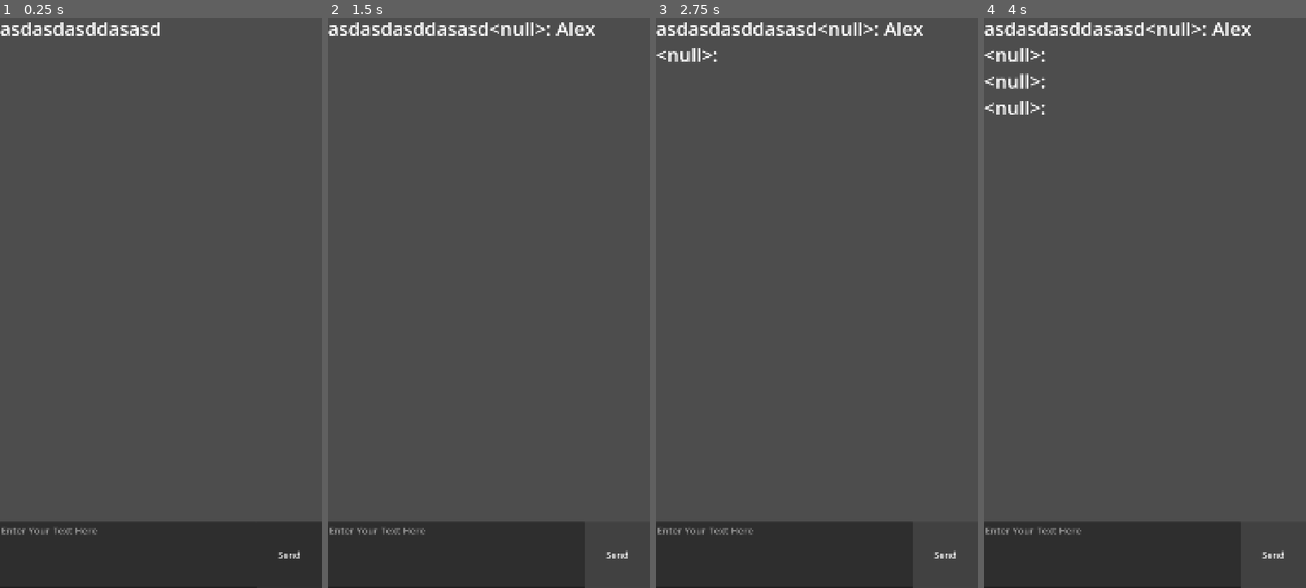
Above: before the commit, frames 1-4 (left to right).
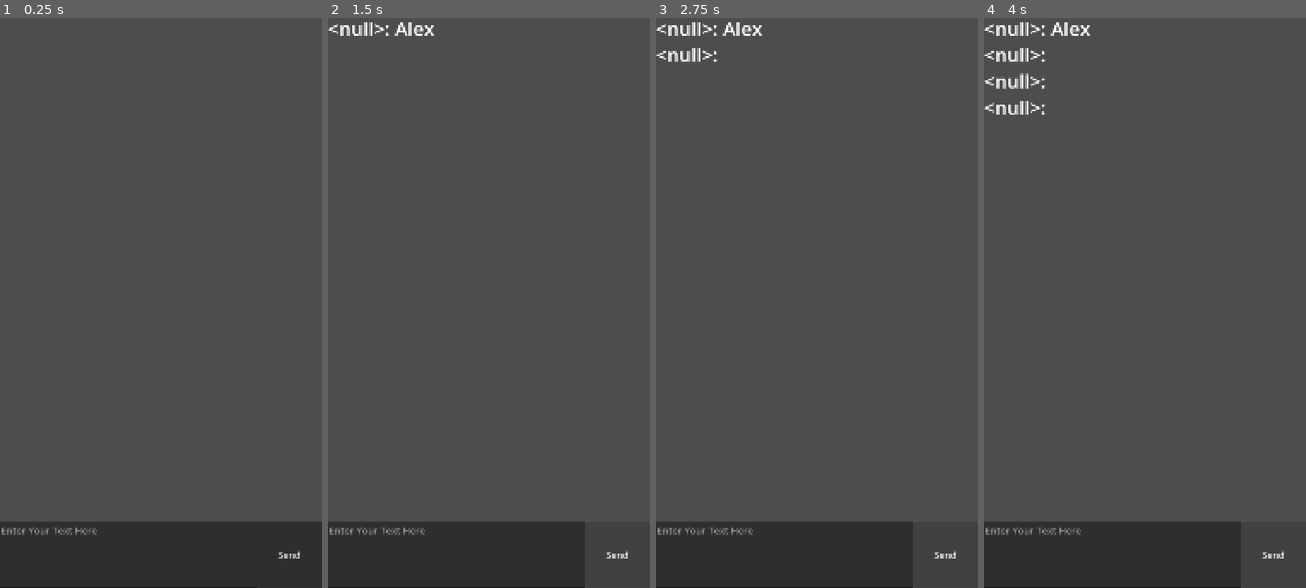
Above: after the commit, the same moments.

Repository: baus96/chat-project
Game: Godot game, scene res://Scenes/chat_screen.tscn
The game is run twice, just before and just after one commit, with the same random seed, the same clock (stepped at 60 frames per second) and the same inputs. This scene is started directly instead of the project's main scene.
Inputs (mouse positions are in pixels of both pictures, inside the frame that each line leads up to):
- Up to frame 1 (0.25 s): no input
- Up to frame 2 (1.5 s): click (456, 553) at 0.52 s; type "Alex" at 0.6 s; click "Send" at 1.25 s
- Up to frame 3 (2.75 s): click "Send" at 2 s
- Up to frame 4 (4 s): click "Send" at 2.75 s; tap Enter at 3.5 s

The runs differ from the first frame. In frame 1, 0.6% of the frame differs, in the area x 0-50%, y 0-4%; in frame 2, 1.1%, in the area x 0-83%, y 0-4%; in frame 3, 1.1%; in frame 4, 1.1%.

Commit message:
Fix RPC calls and move username assignment to client
- Convert send_chat_message_to_all to use .rpc() syntax for proper RPC call
- Move main_username assignment from server-side login handler to client-side login button
- Remove placeholder test text from chat screen
- Clear unused login data server function body

Diff:
--- a/Scenes/chat_screen.tscn
+++ b/Scenes/chat_screen.tscn
@@ -21,7 +21,6 @@
 theme_override_font_sizes/bold_italics_font_size = 64
 theme_override_font_sizes/italics_font_size = 64
 theme_override_font_sizes/mono_font_size = 64
-text = "asdasdasddasasd"
 
 [node name="MessageTextEdit" type="TextEdit" parent="." unique_id=1252887500]
 unique_name_in_owner = true
--- a/Scripts/OnlineConnection.gd
+++ b/Scripts/OnlineConnection.gd
@@ -65,7 +65,7 @@
 
 @rpc("any_peer", "call_remote")
 func send_login_data_to_server(Username, Password):
-	main_username = Username
+	pass
 
 @rpc("authority")
 func return_login_result(success: bool, message: String):
--- a/Scripts/chat_screen.gd
+++ b/Scripts/chat_screen.gd
@@ -12,7 +12,7 @@
 
 
 func _on_send_message_button_pressed():
-	OnlineConnection.send_chat_message_to_all(OnlineConnection.main_username, %MessageTextEdit.text)
+	OnlineConnection.send_chat_message_to_all.rpc(OnlineConnection.main_username, %MessageTextEdit.text)
 	%MessageTextEdit.text = ""
 
 func _chat_message_received(message):
--- a/Scripts/start_screen.gd
+++ b/Scripts/start_screen.gd
@@ -7,6 +7,8 @@
 func _on_login_button_pressed() -> void:
 	if %LineEditUsername.text != "" and %LineEditPassword.text != "":
 		OnlineConnection.send_login_data_to_server.rpc_id(1 ,%LineEditUsername.text, %LineEditPassword.text)
+		OnlineConnection.main_username = %LineEditUsername.text
+
 
 func _on_register_button_pressed() -> void:
 	if %LineEditUsername.text != "" and %LineEditPassword.text != "":
